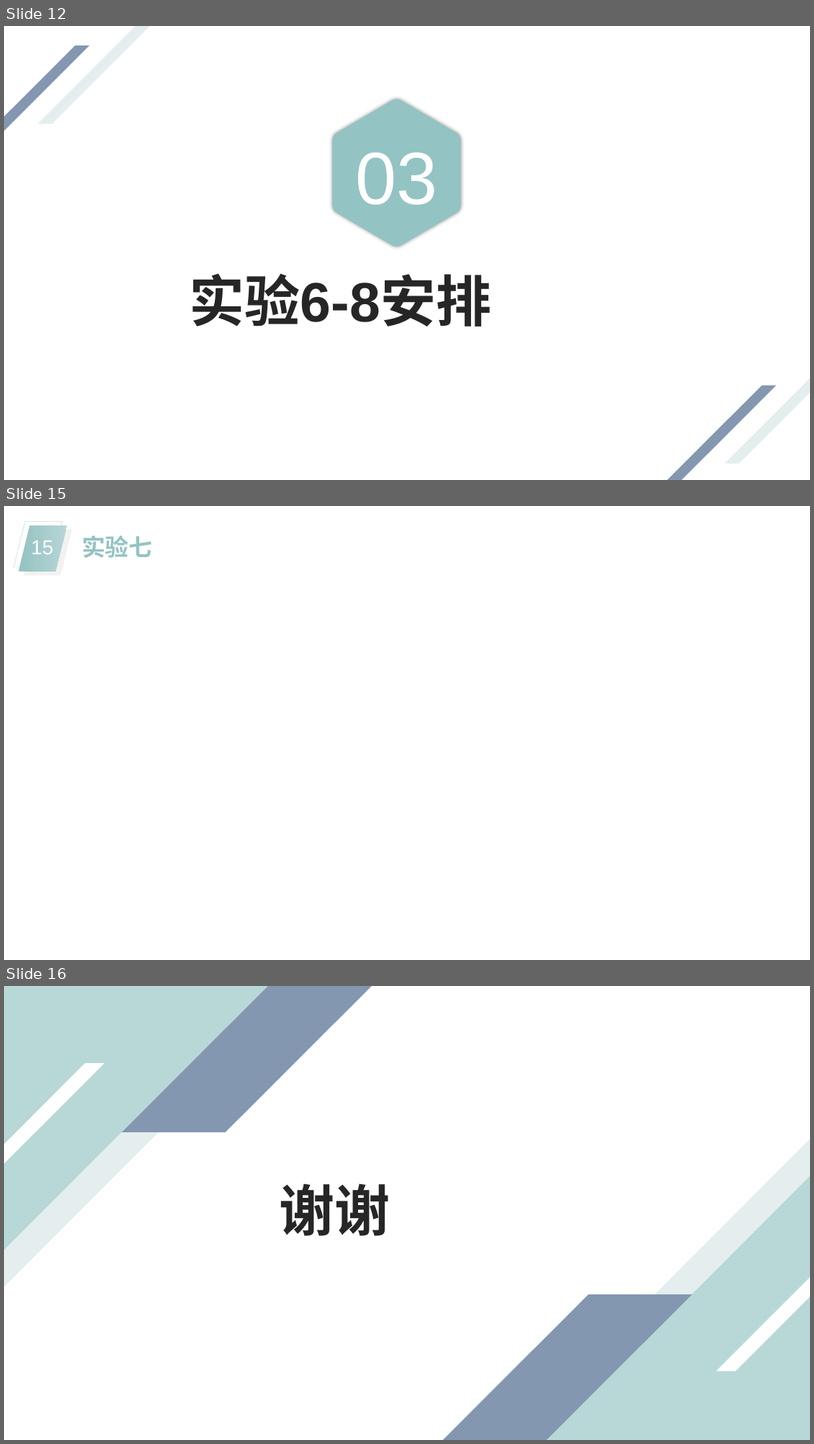
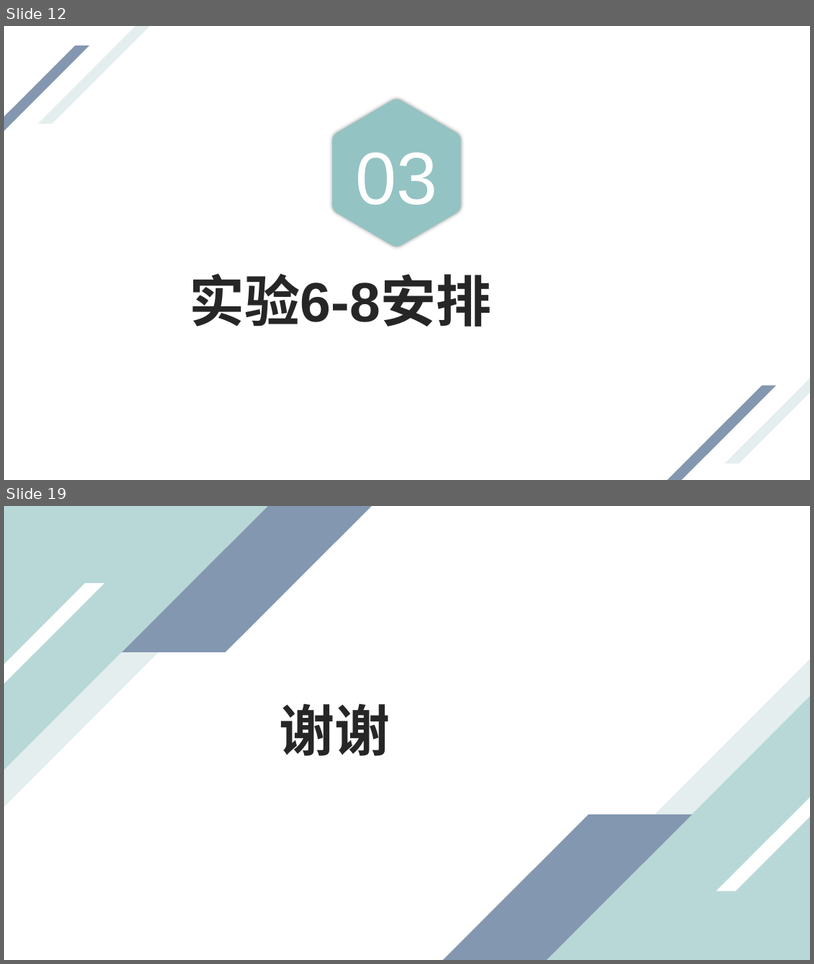
Before and after one commit to bhsei/20_F, a slide deck: 2-课堂汇报/第四周汇报_麦梓健.pptx. Shown one above the other, each under a label of ours: slides 12, 15 and 16 before the commit, slides 12 and 19 after it; the slides between them are not shown. The pictures are 814x1444 and 814x964 pixels, drawn with LibreOffice and Linux fonts; fonts in the diff are those of the drawing. Boxes give left, top, right and bottom in pixels: in the first picture for what was removed or moved away, otherwise in the second. Text is boxed around its words. In the diff, an @@ line names an element or a change of style, - is before the commit and + after.

```diff
--- a/2-课堂汇报/第四周汇报_麦梓健.pptx
+++ b/2-课堂汇报/第四周汇报_麦梓健.pptx
@@ slide 15 removed at [4,506,810,960], background #FFFFFF @@
@@ parallelogram removed at [13,521,62,567] @@
@@ parallelogram removed at [18,525,67,572] @@
@@ parallelogram removed at [24,530,72,576] @@
@@ page number removed at [31,541,54,554] @@
-15
@@ text removed at [82,536,152,558] @@
-实验七
@@ what was slide 16 is now slide 19 @@
```
Also in this commit, not shown: 3 slides changed, 4 slides added, 3 other files.
